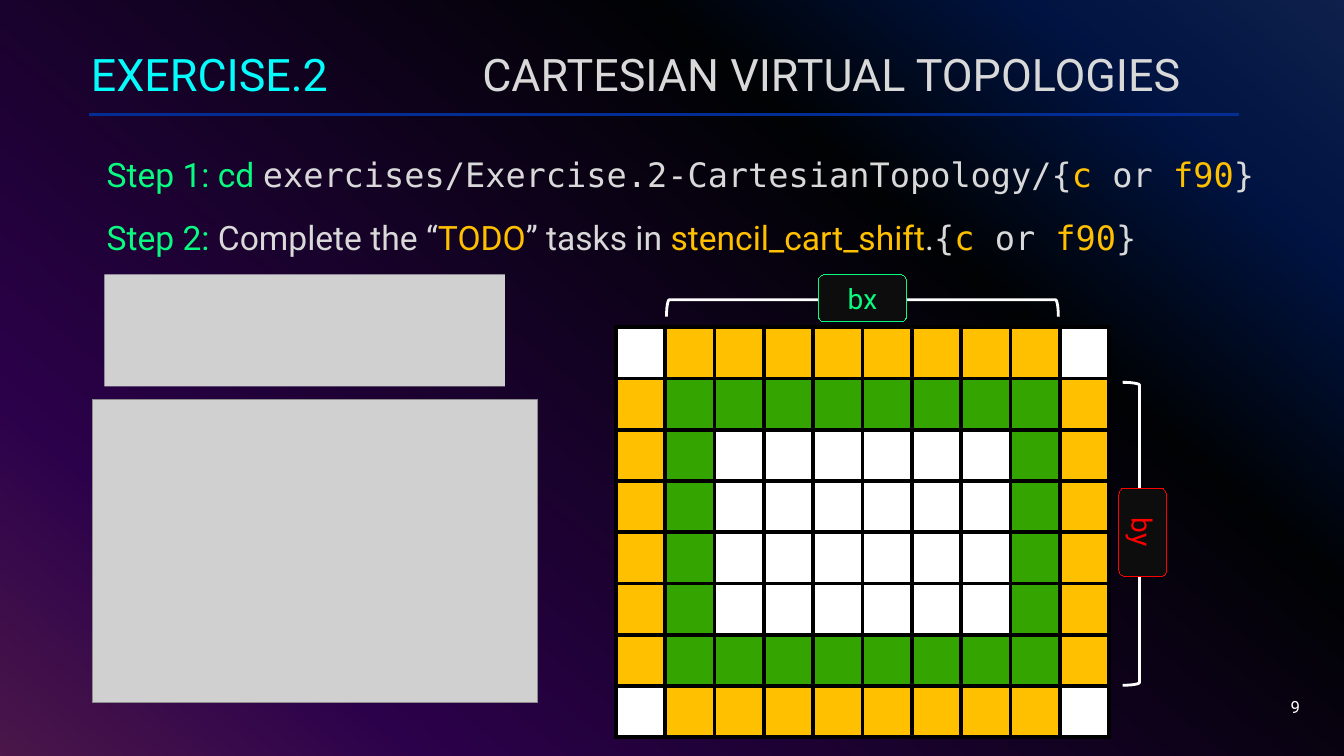
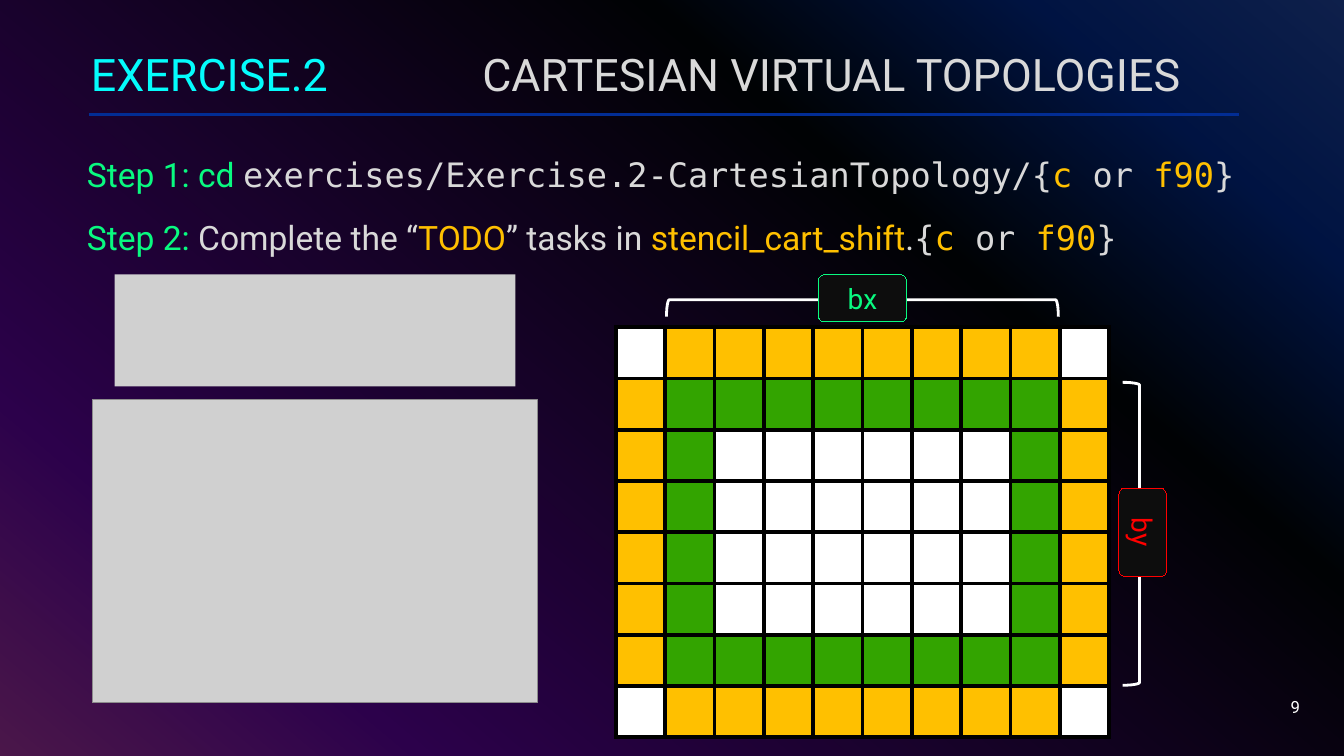
Before and after one commit to ackirby88/IHPCSS2024-mpi, a slide deck: slide 9 of slides/IHPCSS24-Track2-MPI-HandsOnExercises.pptx. Drawn at 1344x756 pixels with LibreOffice and Linux fonts; fonts in the diff are those of the drawing; grey boxes stand for pictures. Boxes give left, top, right and bottom in pixels: in the first picture for what was removed or moved away, otherwise in the second. Text is boxed around its words. In the diff, an @@ line names an element or a change of style, - is before the commit and + after.

Commit message:
Update hands on exercises.

```diff
--- a/slides/IHPCSS24-Track2-MPI-HandsOnExercises.pptx
+++ b/slides/IHPCSS24-Track2-MPI-HandsOnExercises.pptx
@@ text "Step 1: cd exercises/Exercise.2-CartesianTopology/{c or ...": place and size @@
-text "Step 1: cd exercises/Exercise.2-CartesianTopology/{c or ..." at [107,161,1254,257]
+text "Step 1: cd exercises/Exercise.2-CartesianTopology/{c or ..." at [87,161,1234,257]
@@ picture: place and size @@
-picture at [104,274,504,386]
+picture at [115,274,515,386]
```
Also in this commit, not shown: 4 other slides changed, 5 slides added, 3 slides removed, 4 other files.
